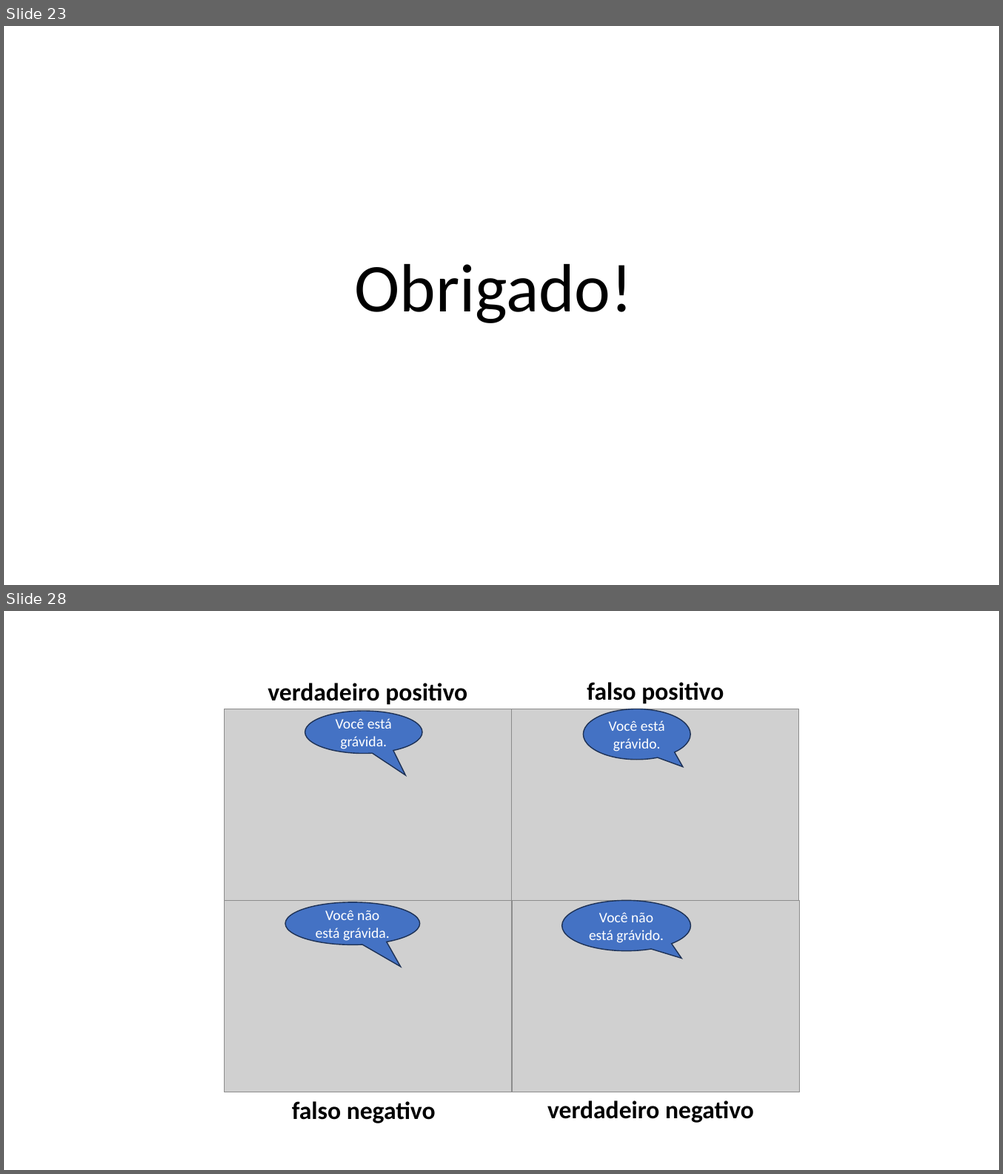
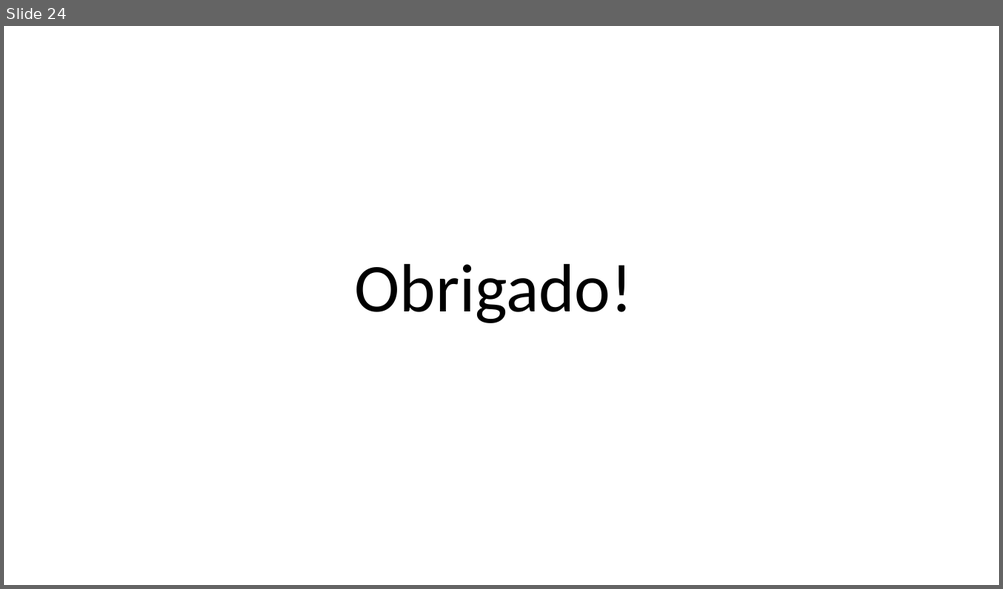
Before and after one commit to zz4fap/c24_inteligencia_artificial, a slide deck: slides/C24_Métricas_de_Classificação.pptx. Shown one above the other, each under a label of ours: slides 23 and 28 before the commit, slide 24 after it; the slides between them are not shown. The pictures are 1003x1174 and 1003x589 pixels, drawn with LibreOffice and Linux fonts; fonts in the diff are those of the drawing; grey boxes stand for pictures. Boxes give left, top, right and bottom in pixels: in the first picture for what was removed or moved away, otherwise in the second. Text is boxed around its words. In the diff, an @@ line names an element or a change of style, - is before the commit and + after.

```diff
--- a/slides/C24_Métricas_de_Classificação.pptx
+++ b/slides/C24_Métricas_de_Classificação.pptx
@@ slide 28 removed at [4, 611, 999, 1170], background #FFFFFF @@
@@ group removed at [224, 682, 800, 1124]: 4 pictures, 4 speech bubbles, 4 texts @@
-Você está grávido.
-Você está grávida.
-Você não está grávida.
-Você não está grávido.
-falso positivo
-verdadeiro positivo
-falso negativo
-verdadeiro negativo
@@ what was slide 23 is now slide 24 @@
```
Also in this commit, not shown: 1 slide added, 4 other slides removed, 1 other file.
